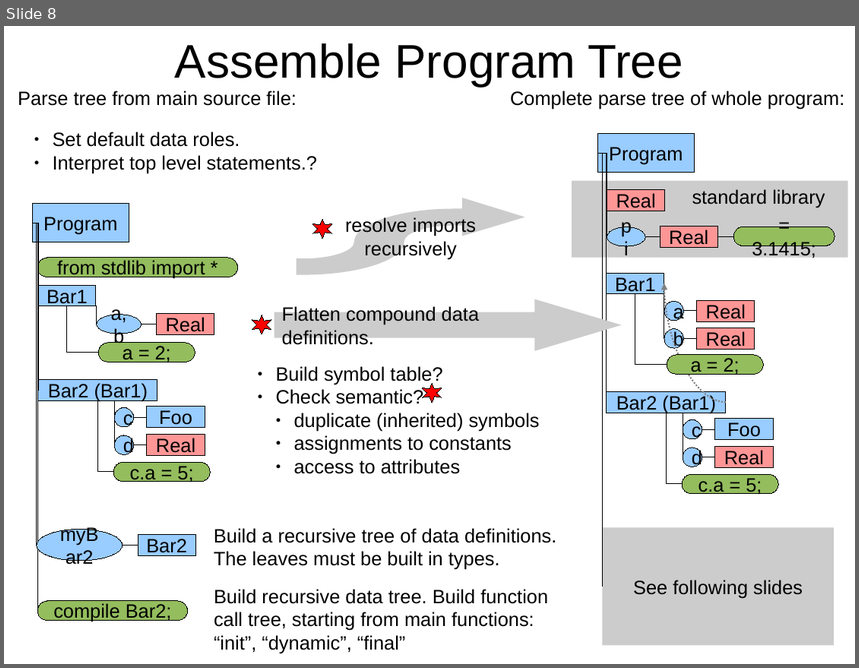
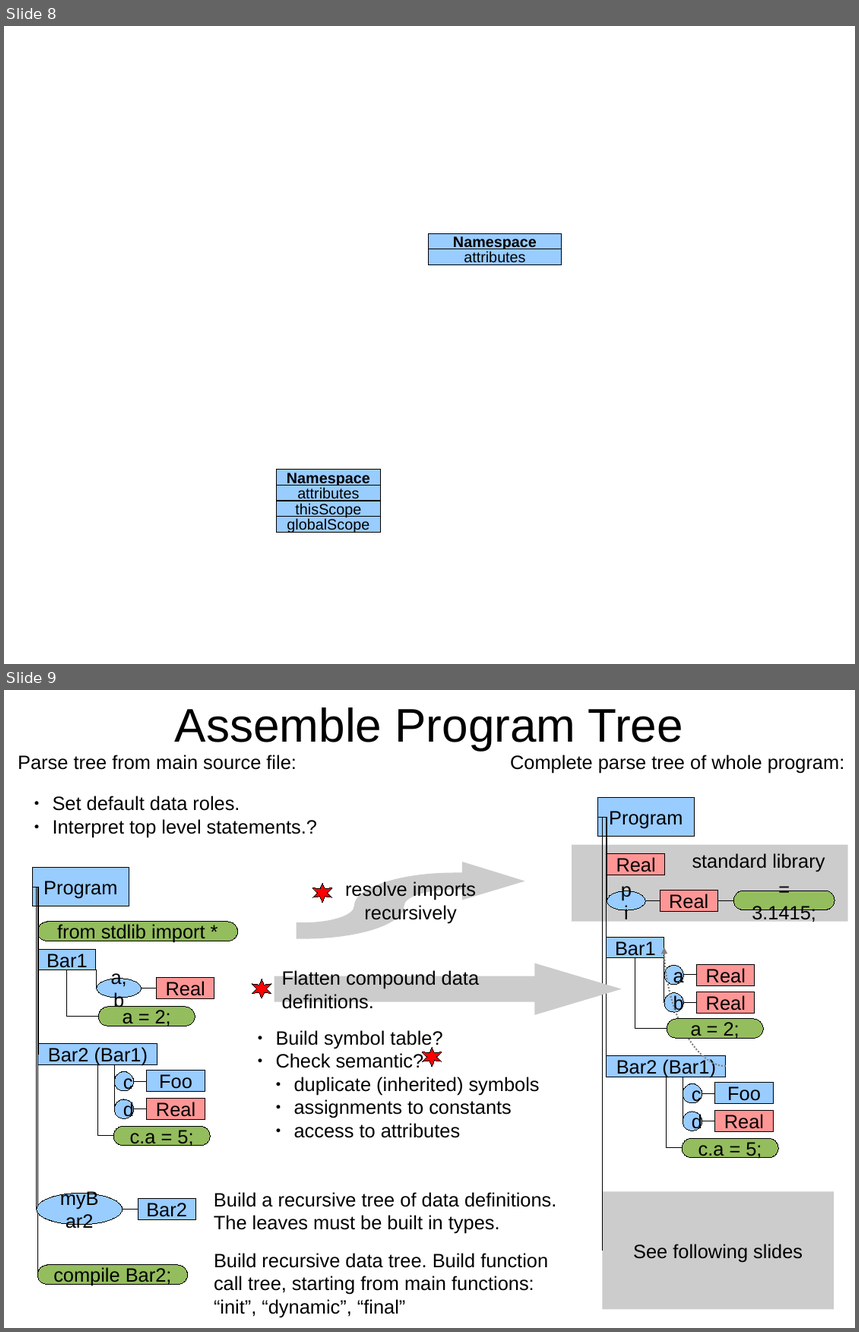
Before and after one commit to eike-welk/freeode, a slide deck: freeode_py/SIML Compiler Outline.odp. Shown one above the other, each under a label of ours: slide 8 before the commit, slides 8 and 9 after it. The pictures are 859x668 and 859x1332 pixels, drawn with LibreOffice and Linux fonts; fonts in the diff are those of the drawing. Boxes give left, top, right and bottom in pixels: in the first picture for what was removed or moved away, otherwise in the second. Text is boxed around its words. In the diff, an @@ line names an element or a change of style, - is before the commit and + after.

Commit message:
some work at separating namespace and scope. Secure tree printing is missing!

```diff
--- a/freeode_py/SIML Compiler Outline.odp
+++ b/freeode_py/SIML Compiler Outline.odp
@@ slide 8 added at box(4, 26, 855, 664), background #FFFFFF @@
@@ rectangle added at box(429, 233, 561, 249), fill #99CCFF, outline #000000 0 pt, 14 pt, text #000000, bold @@
+Namespace
@@ rectangle added at box(429, 249, 561, 265), fill #99CCFF, outline #000000 0 pt, 14 pt, text #000000 @@
+attributes
@@ rectangle added at box(277, 470, 381, 486), fill #99CCFF, outline #000000 0 pt, 14 pt, text #000000, bold @@
+Namespace
@@ rectangle added at box(277, 501, 381, 516), fill #99CCFF, outline #000000 0 pt, 14 pt, text #000000 @@
+thisScope
@@ rectangle added at box(277, 486, 381, 501), fill #99CCFF, outline #000000 0 pt, 14 pt, text #000000 @@
+attributes
@@ rectangle added at box(277, 517, 381, 533), fill #99CCFF, outline #000000 0 pt, 14 pt, text #000000 @@
+globalScope
@@ what was slide 8 is now slide 9 @@
```
Also in this commit, not shown: 1 slide changed, 2 other files.
